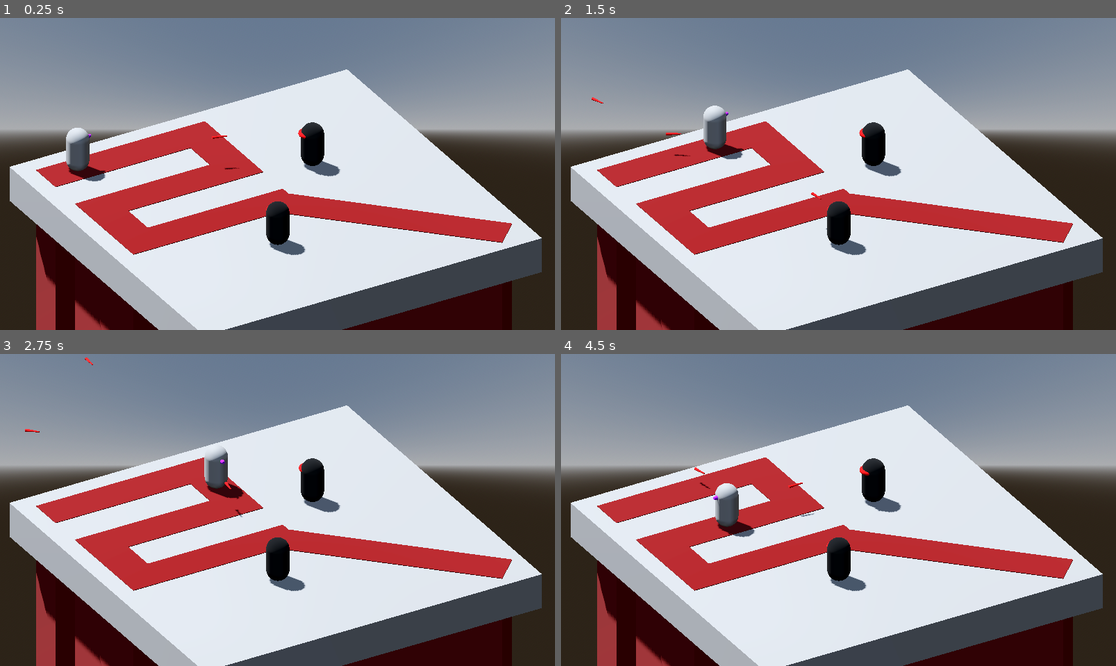
Above: before the commit, frames 1-4 (two rows, left to right).
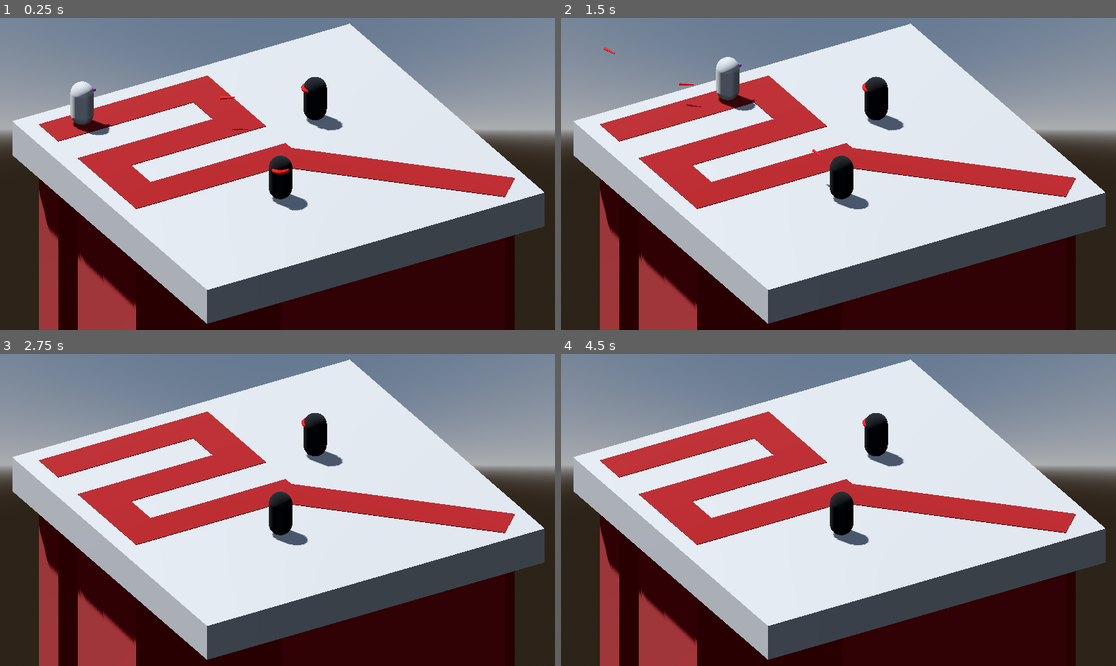
Above: after the commit, the same moments.

Repository: mathiasscherer2007/tower-defense
Game: Godot game, scene res://Scenes/Levels/test/test1.tscn
The game is run twice, just before and just after one commit, with the same random seed, the same clock (stepped at 60 frames per second) and the same inputs.
Inputs:
- Up to frame 1 (0.25 s): no input
- Up to frame 2 (1.5 s): no input
- Up to frame 3 (2.75 s): no input
- Up to frame 4 (4.5 s): no input

The runs differ from the first frame. In frame 1, 49% of the frame differs, in the area x 1-99%, y 1-100%; in frame 2, 49%; in frame 3, 48%; in frame 4, 49%.

Commit message:
Make enemy take damage on collision with projectile

Diff:
--- a/Scenes/Enemies/enemy.tscn
+++ b/Scenes/Enemies/enemy.tscn
@@ -1,15 +1,19 @@
 [gd_scene format=3 uid="uid://emwiu7nowaah"]
 
 [ext_resource type="Script" uid="uid://d4n4rsgtwi3gd" path="res://Scripts/Enemies/enemy.gd" id="1_613su"]
+[ext_resource type="Script" uid="uid://djdvrqo3hgj68" path="res://Scripts/Enemies/collision_handler.gd" id="2_jcvw6"]
 
 [node name="Enemy" type="Node3D" unique_id=1256829774]
 script = ExtResource("1_613su")
+health = 20.0
+speed = 20.0
 
 [node name="MeshInstance3D" type="MeshInstance3D" parent="." unique_id=691784335]
 
 [node name="Collision" type="Area3D" parent="." unique_id=266572519]
 collision_mask = 2
+script = ExtResource("2_jcvw6")
 
 [node name="CollisionShape3D" type="CollisionShape3D" parent="Collision" unique_id=139847431]
 
-[connection signal="area_entered" from="Collision" to="." method="_on_collision_area_entered"]
+[connection signal="take_damage" from="Collision" to="." method="_on_collision_take_damage"]
--- a/Scenes/Enemies/test/testbasic1.tscn
+++ b/Scenes/Enemies/test/testbasic1.tscn
@@ -1,6 +1,7 @@
 [gd_scene format=3 uid="uid://cr5vuo0jc2tjq"]
 
 [ext_resource type="PackedScene" uid="uid://emwiu7nowaah" path="res://Scenes/Enemies/enemy.tscn" id="1_duvtb"]
+[ext_resource type="Script" uid="uid://djdvrqo3hgj68" path="res://Scripts/Enemies/collision_handler.gd" id="2_h1gco"]
 
 [sub_resource type="CapsuleMesh" id="CapsuleMesh_h1gco"]
 
@@ -12,10 +13,9 @@
 top_radius = 0.25
 height = 1.0
 
-[sub_resource type="CapsuleShape3D" id="CapsuleShape3D_lrsoy"]
+[sub_resource type="CapsuleShape3D" id="CapsuleShape3D_duvtb"]
 
 [node name="Enemy" unique_id=1256829774 instance=ExtResource("1_duvtb")]
-health = 25
 speed = 3.0
 
 [node name="MeshInstance3D" parent="." index="0" unique_id=691784335]
@@ -28,6 +28,7 @@
 
 [node name="Collision" parent="." index="2" unique_id=266572519]
 transform = Transform3D(1, 0, 0, 0, 1, 0, 0, 0, 1, 0, 1, 0)
+script = ExtResource("2_h1gco")
 
 [node name="CollisionShape3D" parent="Collision" index="0" unique_id=139847431]
-shape = SubResource("CapsuleShape3D_lrsoy")
+shape = SubResource("CapsuleShape3D_duvtb")
--- a/Scenes/Levels/test/test1.tscn
+++ b/Scenes/Levels/test/test1.tscn
@@ -17,8 +17,7 @@
 
 [node name="test1" unique_id=2011401683 instance=ExtResource("1_7joup")]
 script = ExtResource("2_u46i1")
-enemy_scale = Vector3(0.3, 0.3, 0.3)
-enemy_speed_scale = 0.3
+entity_scale = Vector3(0.3, 0.3, 0.3)
 
 [node name="Sun" parent="." index="1" unique_id=124783030]
 transform = Transform3D(-0.9214976, 0.33635062, -0.19419211, 2.7805946e-08, 0.49999994, 0.86602545, 0.38838425, 0.7980403, -0.46074873, 0, 0, 0)
@@ -28,7 +27,7 @@
 curve = SubResource("Curve3D_7joup")
 
 [node name="Camera3D" parent="." index="3" unique_id=1009776428]
-transform = Transform3D(0.8660254, 0.25, -0.4330127, 0, 0.8660254, 0.5, 0.5, -0.4330127, 0.75, -1.515, 2.195, 2.67)
+transform = Transform3D(0.8660254, 0.25, -0.4330127, 0, 0.8660254, 0.5, 0.5, -0.4330127, 0.75, -1.9877051, 2.0299482, 3.4184408)
 projection = 1
 size = 4.0
 near = 0.001
@@ -39,9 +38,8 @@
 
 [node name="CSGBox3D" type="CSGBox3D" parent="Geometry" index="0" unique_id=1576872223]
 transform = Transform3D(1, 0, 0, 0, 1, 0, 0, 0, 1, 0, -0.24975586, 0)
-use_collision = true
 collision_layer = 8
-collision_mask = 15
+collision_mask = 0
 size = Vector3(5, 0.5004883, 5)
 
 [node name="Path" type="Node3D" parent="Geometry" index="1" unique_id=594240981]
@@ -86,7 +84,7 @@
 shape = SubResource("BoxShape3D_4faxc")
 
 [node name="TestBasic" parent="Towers" parent_id_path=PackedInt32Array(1765927691) index="0" unique_id=1272181662 instance=ExtResource("4_4faxc")]
-transform = Transform3D(0.3, 0, 0, 0, 0.3, 0, 0, 0, 0.3, -0.49952656, 0, 0.9193337)
+transform = Transform3D(-0.2598076, 0, 0.15, 0, 0.29999998, 0, -0.15, 0, -0.2598076, -0.49952656, 0, 0.9193337)
 
 [node name="TestBasic2" parent="Towers" parent_id_path=PackedInt32Array(1765927691) index="1" unique_id=957897235 instance=ExtResource("4_4faxc")]
-transform = Transform3D(0.3, 0, 0, 0, 0.3, 0, 0, 0, 0.3, 0.896329, 0, -0.61036587)
+transform = Transform3D(-0.2598076, 0, 0.15, 0, 0.29999998, 0, -0.15, 0, -0.2598076, 0.896329, 0, -0.61036587)
--- a/Scenes/Projectiles/projectile.tscn
+++ b/Scenes/Projectiles/projectile.tscn
@@ -3,6 +3,7 @@
 [ext_resource type="Script" uid="uid://bmmf7wq1t2n10" path="res://Scripts/Projectiles/projectile.gd" id="1_2re41"]
 
 [node name="Projectile" type="Area3D" unique_id=1749587302]
+collision_layer = 2
 collision_mask = 9
 script = ExtResource("1_2re41")
 
--- /dev/null
+++ b/Scripts/Enemies/collision_handler.gd
@@ -0,0 +1,4 @@
+extends Area3D
+
+@warning_ignore("unused_signal")
+signal take_damage(damage: float)
--- a/Scripts/Enemies/enemy.gd
+++ b/Scripts/Enemies/enemy.gd
@@ -23,6 +23,5 @@
 	if health <= 0:
 		queue_free()
 
-func _on_collision_area_entered(_area: Area3D) -> void:
-	# TODO: when bullets are implemented, reduce health based on bullet's damage
-	pass
+func _on_collision_take_damage(damage: float) -> void:
+	health -= damage
--- a/Scripts/Levels/level.gd
+++ b/Scripts/Levels/level.gd
@@ -1,7 +1,7 @@
 class_name Level extends Node3D
 
-@export var enemy_scale: Vector3
-@export var enemy_speed_scale: float
+@export var entity_scale: Vector3 = Vector3(1, 1, 1)
+@export var speed_scale: float = 1
 @export var waves: Dictionary
 """
     {
--- a/Scripts/Levels/test_1.gd
+++ b/Scripts/Levels/test_1.gd
@@ -8,8 +8,8 @@
 	super()
 	var enemy_path = PathFollow3D.new()
 	var enemy: Enemy = enemy_scene.instantiate()
-	enemy.scale = enemy_scale
-	enemy.speed *= enemy_speed_scale
+	enemy.scale = entity_scale
+	enemy.speed = speed_scale
 	enemy.setup(enemy_path)
 	enemy_path.add_child(enemy)
 	path.add_child(enemy_path)
--- a/Scripts/Projectiles/projectile.gd
+++ b/Scripts/Projectiles/projectile.gd
@@ -3,6 +3,7 @@
 @export var lifetime: float
 @export var speed: float
 @export var damage: float
+@export var pierce: int = 1
 
 var direction: Vector3
 var spawn_point: Vector3
@@ -22,6 +23,8 @@
 	direction = (target - self.global_position).normalized()
 
 func _physics_process(delta: float) -> void:
+	if pierce == 0:
+		queue_free()
 	self.global_position += direction * speed * delta
 
 func _on_timer_timeout() -> void:
@@ -30,6 +33,9 @@
 # TODO: Not everything disappears when touching geometry (I.E. grenades).
 #       This could probably be a component.
 func _on_area_entered(area: Area3D) -> void:
+	if area.collision_layer == 1:
+		area.emit_signal("take_damage", damage)
+		pierce -= 1
 	# Delete projectile on contact with geometry
 	if area.collision_layer == 8:
 		queue_free()
Not shown, added: Scripts/Enemies/collision_handler.gd.uid
